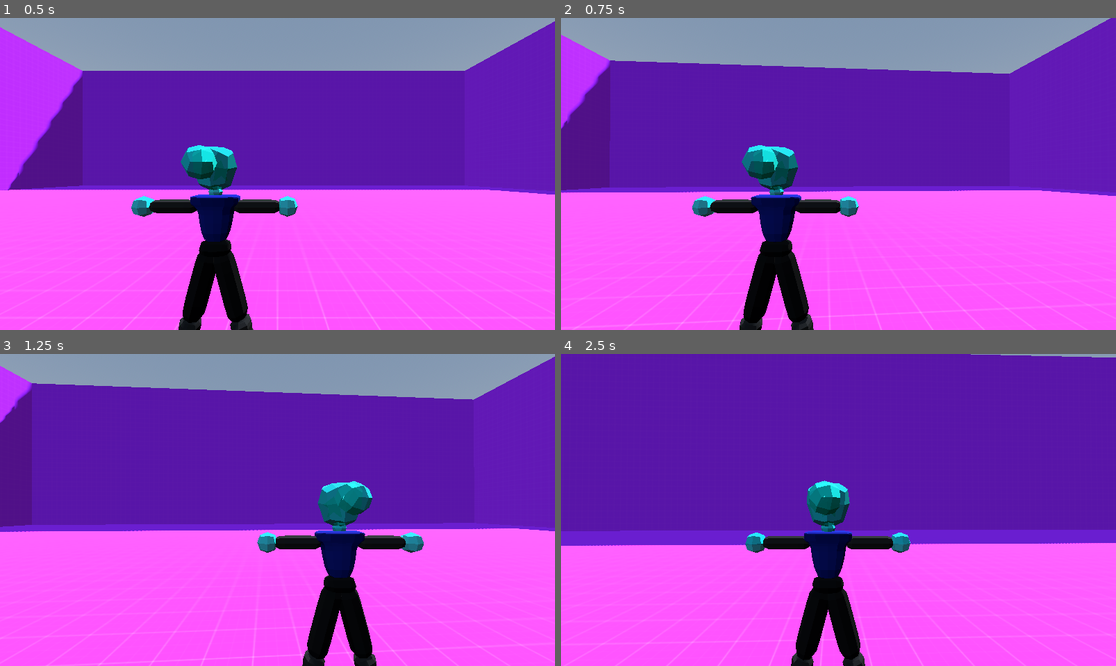
Above: before the commit, frames 1-4 (two rows, left to right).
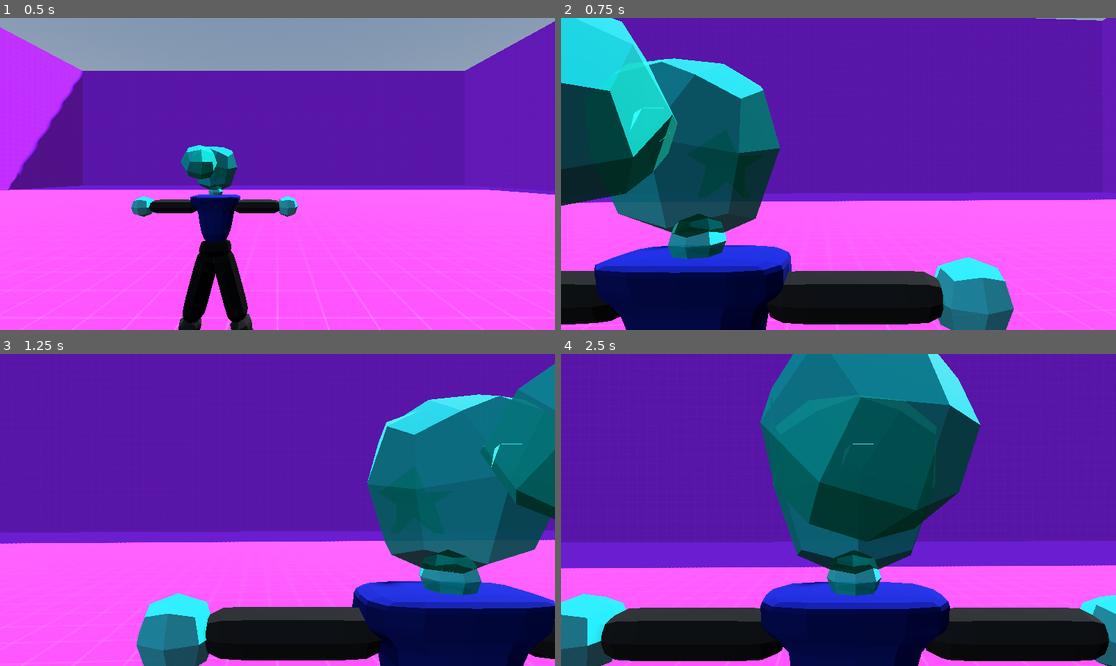
Above: after the commit, the same moments.

Repository: Epic12Terrarian/thirdPersonGame
Game: Godot game, scene res://levels/testLobby.tscn
Two runs of this game, one before a commit and one after it. Both use one fixed random seed, a clock stepped at 60 frames per second and the inputs below.
Inputs (mouse positions are in pixels of both pictures, inside the frame that each line leads up to):
- Up to frame 1 (0.5 s): no input
- Up to frame 2 (0.75 s): tap Enter (ui_accept) at 0.5 s; move the mouse to (866, 174) at 0.52 s; hold W (up) from 0.53 s (still down); hold Right mouse button (aim) from 0.53 s (still down)
- Up to frame 3 (1.25 s): keep holding W (up); keep holding Right mouse button (aim); tap Enter (ui_accept) at 0.77 s; tap Tab (swap_camera_alignment) at 0.8 s
- Up to frame 4 (2.5 s): keep holding W (up); move the mouse to (810, 510) at 1.27 s; release Right mouse button (aim) at 1.28 s; tap Tab (swap_camera_alignment) at 1.35, 2.3 s; tap Enter (ui_accept) at 1.52 s; right-click (810, 510) at 1.55 s; move the mouse to (849, 503) at 2.02 s; hold Right mouse button (aim) from 2.03 s (still down)

Frame 1 is identical in both runs. In frame 2, 54% of the frame differs, in the area x 0-100%, y 0-100%; in frame 3, 53%; in frame 4, 51%.

Commit message:
aim button

Diff:
--- a/player/camera.gd
+++ b/player/camera.gd
@@ -2,7 +2,18 @@
 
 @export var character: CharacterBody3D
 @export var edge_spring_arm: SpringArm3D
-@export var camera_alignment_speed: float = 0.4
+@export var rear_spring_arm: SpringArm3D
+@export var camera: Camera3D
+
+@export var camera_alignment_speed: float = 0.5
+@export var aim_rear_spring_length: float = 0.5
+@export var aim_edge_spring_length: float = 0.3
+@export var aim_speed: float = 0.1
+@export var aim_fov: float = 55
+
+@onready var default_rear_spring_length: float = rear_spring_arm.spring_length
+@onready var default_edge_spring_length: float = edge_spring_arm.spring_length
+@onready var default_fov: float = camera.fov
 
 var camera_rotation: Vector2 = Vector2.ZERO
 var mouse_sensitivity: float = .001
@@ -34,10 +45,10 @@
 
 
 	if event.is_action_pressed("aim"):
-		pass
+		enter_aim()
 
 	if event.is_action_released("aim"):
-		pass
+		exit_aim()
 
 
 func camera_look(mouse_movement: Vector2) -> void:
@@ -52,8 +63,8 @@
 	camera_rotation.y = clamp(camera_rotation.y, -max_y_rotation, max_y_rotation)
 
 func swap_camera_alignment() -> void:
-	default_edge_spring_arm_length = -default_edge_spring_arm_length
-	set_edge_spring_arm_position(default_edge_spring_arm_length, camera_alignment_speed)
+	var new_pos: float = default_edge_spring_arm_length * -sign(edge_spring_arm.spring_length)
+	set_edge_spring_arm_position(new_pos, camera_alignment_speed)
 
 func set_edge_spring_arm_position(pos: float, speed: float) -> void:
 	if camera_tween:
@@ -63,4 +74,22 @@
 	camera_tween.tween_property(edge_spring_arm, "spring_length", pos, speed)
 
 func enter_aim() -> void:
-	pass
+	if camera_tween:
+		camera_tween.kill()
+
+	camera_tween = get_tree().create_tween().set_parallel(true)
+
+	camera_tween.tween_property(camera, "fov", aim_fov, aim_speed)
+	camera_tween.tween_property(edge_spring_arm, "spring_length", aim_edge_spring_length * sign(edge_spring_arm.spring_length), aim_speed)
+	camera_tween.tween_property(rear_spring_arm, "spring_length", aim_rear_spring_length, aim_speed)
+
+
+func exit_aim() -> void:
+	if camera_tween:
+		camera_tween.kill()
+
+	camera_tween = get_tree().create_tween().set_parallel(true)
+
+	camera_tween.tween_property(camera, "fov", default_fov, aim_speed)
+	camera_tween.tween_property(edge_spring_arm, "spring_length", default_edge_spring_length * sign(edge_spring_arm.spring_length), aim_speed)
+	camera_tween.tween_property(rear_spring_arm, "spring_length", default_rear_spring_length, aim_speed)
--- a/player/player.tscn
+++ b/player/player.tscn
@@ -15,6 +15,7 @@
 radius = 0.1
 
 [node name="Player" type="CharacterBody3D" unique_id=437376776]
+collision_layer = 2
 script = ExtResource("1_oul6g")
 
 [node name="CollisionShape3D" type="CollisionShape3D" parent="." unique_id=561094931]
@@ -24,11 +25,13 @@
 transform = Transform3D(-0.1, 0, -8.742278e-09, 0, 0.1, 0, 8.742278e-09, 0, -0.1, 0, -0.90204513, 0)
 mesh = ExtResource("2_g1dw6")
 
-[node name="camera" type="Node3D" parent="." unique_id=591680049 node_paths=PackedStringArray("character", "edge_spring_arm")]
+[node name="camera" type="Node3D" parent="." unique_id=591680049 node_paths=PackedStringArray("character", "edge_spring_arm", "rear_spring_arm", "camera")]
 transform = Transform3D(1, 0, 0, 0, 1, 0, 0, 0, 1, 0, 0.516, 0.144)
 script = ExtResource("2_rkbax")
 character = NodePath("..")
 edge_spring_arm = NodePath("EdgeSpringArm3D")
+rear_spring_arm = NodePath("EdgeSpringArm3D/RearSpringArm3D")
+camera = NodePath("EdgeSpringArm3D/RearSpringArm3D/Camera3D")
 
 [node name="EdgeSpringArm3D" type="SpringArm3D" parent="camera" unique_id=2118331380]
 transform = Transform3D(-4.371139e-08, 0, 1, 0, 1, 0, -1, 0, -4.371139e-08, 0, 0, 0)
